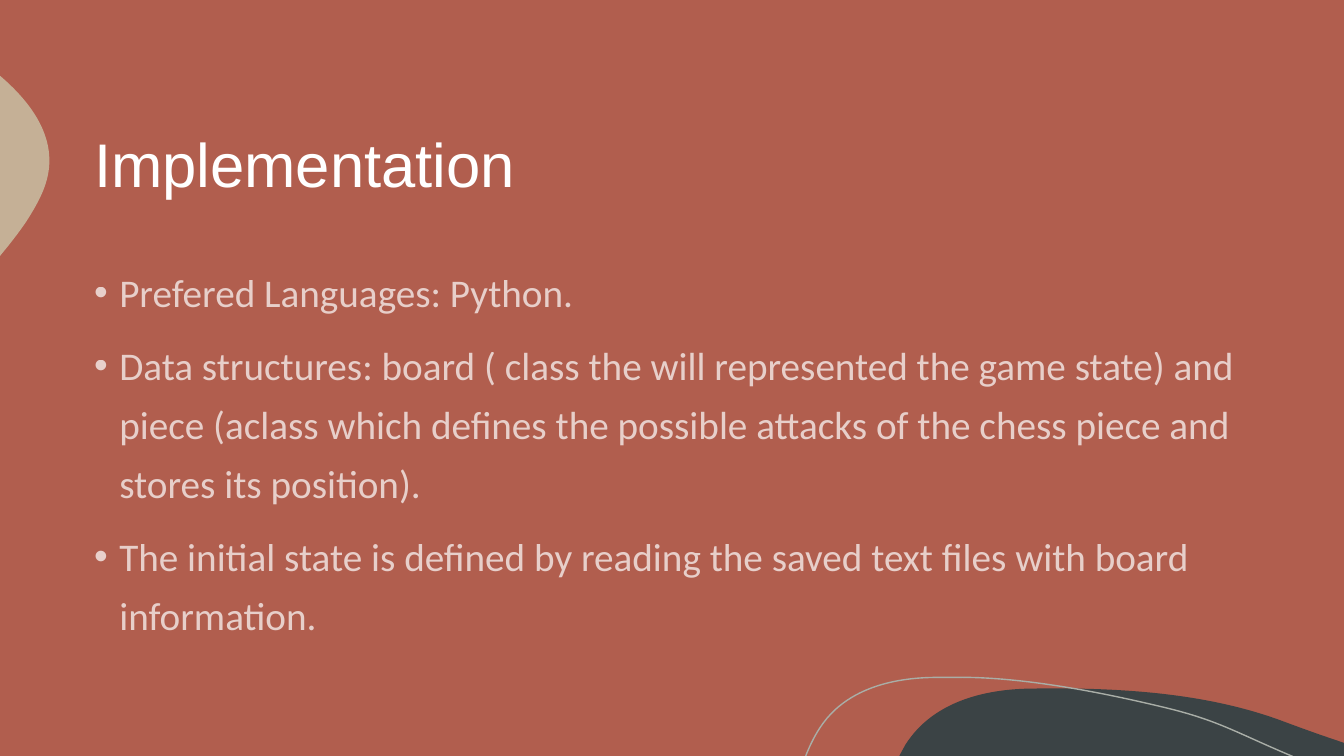
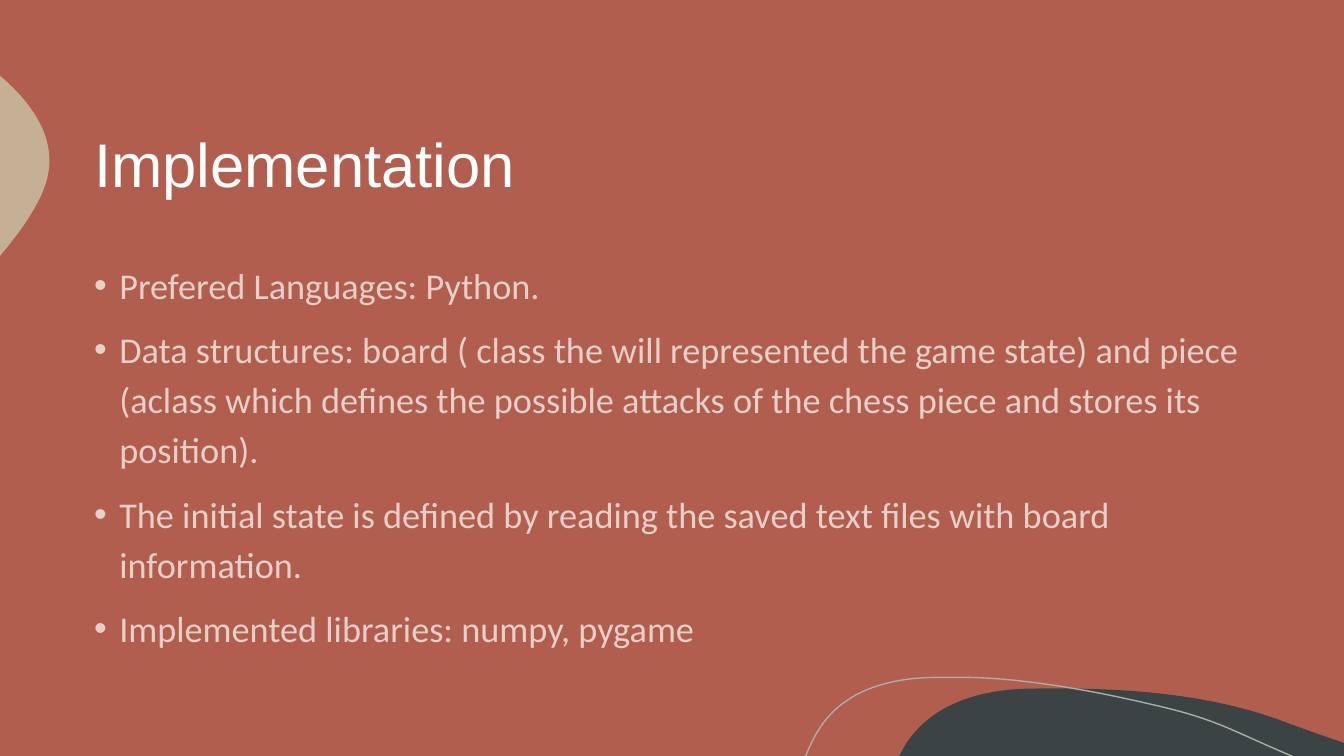
Before and after one commit to itsdomsantos/IART-2022, a slide deck: slide 6 of Chess Snake Puzzles – 2022 IA Project.pptx. Drawn at 1344x756 pixels with LibreOffice and Linux fonts; fonts in the diff are those of the drawing. Boxes give left, top, right and bottom in pixels: in the first picture for what was removed or moved away, otherwise in the second. Text is boxed around its words. In the diff, an @@ line names an element or a change of style, - is before the commit and + after.

```diff
--- a/Chess Snake Puzzles – 2022 IA Project.pptx
+++ b/Chess Snake Puzzles – 2022 IA Project.pptx
@@ text at (119,274,1238,578): size 28 to 25.9 pt in "Prefered Languages: Python.", "Data structures: board ( class the will ...", "The initial state is defined by reading ..."; line spacing 1.25 to 1.15 @@
@@ text at (119,617,694,648): paragraph added @@
+• Implemented libraries: numpy, pygame
```
Also in this commit, not shown: 2 other slides changed.
